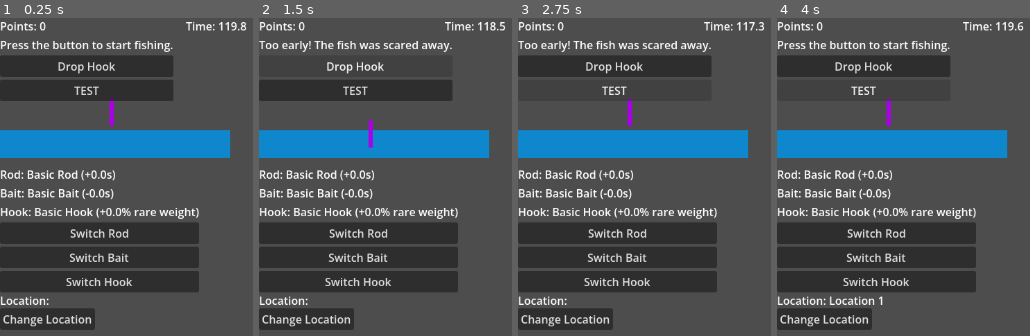
Above: before the commit, frames 1-4 (left to right).
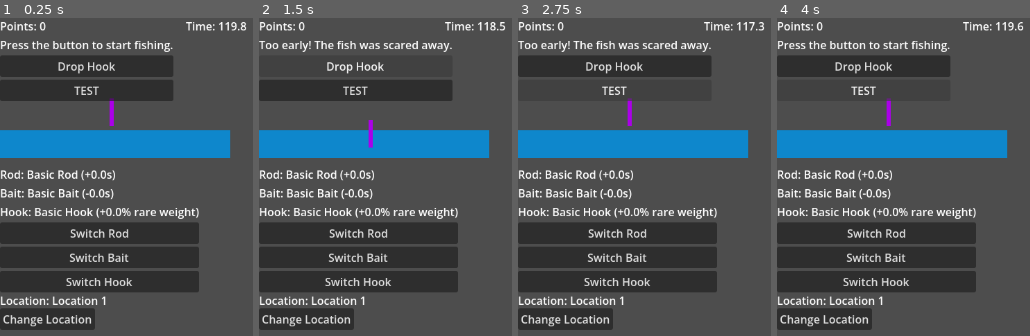
Above: after the commit, the same moments.

Repository: fehudma/godot_projects
Game: Godot game, scene res://Scenes/Main.tscn
Two runs of this game, one before a commit and one after it. Both use one fixed random seed, a clock stepped at 60 frames per second and the inputs below.
Inputs:
- Up to frame 1 (0.25 s): no input
- Up to frame 2 (1.5 s): click "Drop Hook" at 0.5 s; click "Waiting for a fish..." at 1.25 s
- Up to frame 3 (2.75 s): click "TEST" at 2 s
- Up to frame 4 (4 s): click "Change Location" at 2.75 s; click "Location1" at 3.5 s

The runs differ from the first frame. In frame 1, 0.3% of the frame differs, in the area x 20-42%, y 87-91%; in frame 2, 0.3%; in frame 3, 0.3%; in frame 4, nothing differs.

Commit message:
level select finalization

Diff:
--- a/Scenes/main.gd
+++ b/Scenes/main.gd
@@ -273,12 +273,11 @@
 	if GameData.selected_location == "Location 2":
 		fish_list = westfall_fish_list
 	else:
+		GameData.selected_location = "Location 1"
 		fish_list = elwynn_fish_list
 #============================INIT
 
 func _ready() -> void:
-	location_label.text = "Location: " + GameData.selected_location
-
 	randomize()
 
 	owned_rods.append(basic_rod)
@@ -295,6 +294,8 @@
 
 	update_equipment_labels()
 	initialize_location_fish()
+	location_label.text = "Location: " + GameData.selected_location
+
 	session_timer.start()
 
 func _process(delta: float) -> void:
